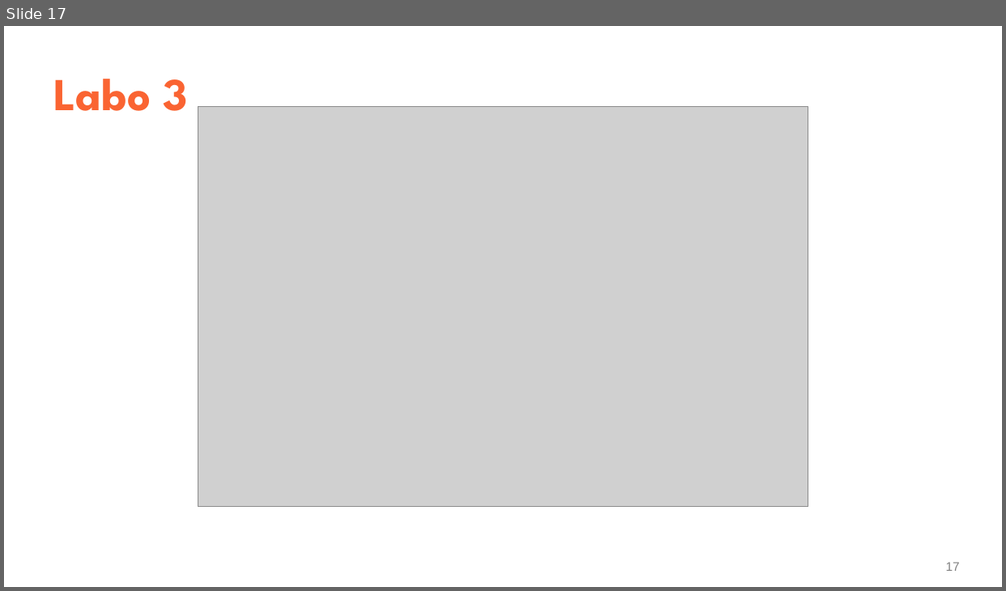
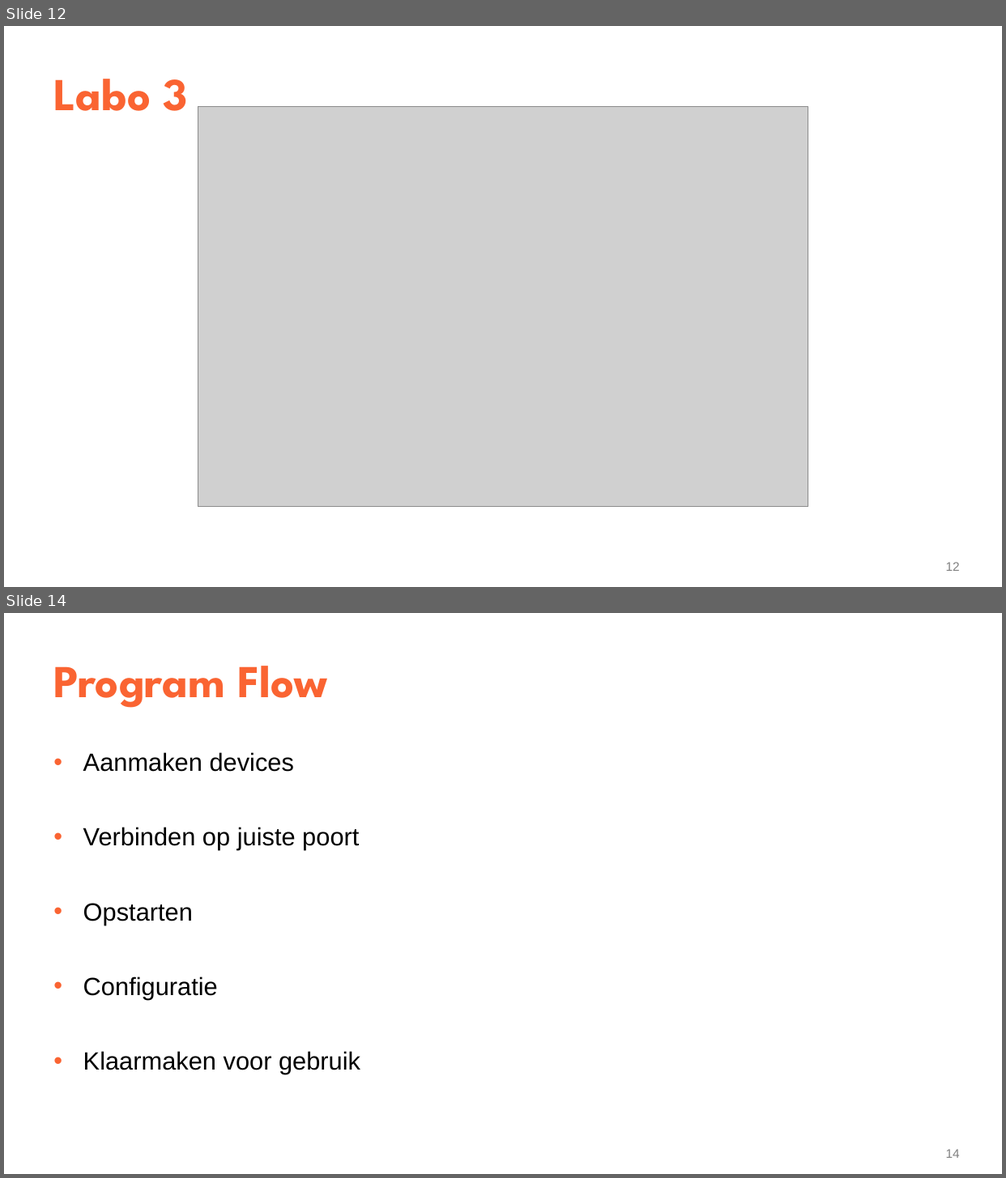
Before and after one commit to YenteLens/ylbachelorproef, a slide deck: Presentatie/eindpresentatie.pptx. Shown one above the other, each under a label of ours: slide 17 before the commit, slides 12 and 14 after it; the slides between them are not shown. The pictures are 1006x591 and 1006x1178 pixels, drawn with LibreOffice and Linux fonts; fonts in the diff are those of the drawing; grey boxes stand for pictures. Boxes give left, top, right and bottom in pixels: in the first picture for what was removed or moved away, otherwise in the second. Text is boxed around its words. In the diff, an @@ line names an element or a change of style, - is before the commit and + after.

```diff
--- a/Presentatie/eindpresentatie.pptx
+++ b/Presentatie/eindpresentatie.pptx
@@ slide 14 added at [4, 613, 1002, 1174], background #FFFFFF @@
@@ title added at [53, 666, 327, 708], 44 pt, text #FA6432, bold @@
+Program Flow
@@ text added at [83, 752, 360, 1074], 24 pt, text #000000 @@
+  • Aanmaken devices
+  • Verbinden op juiste poort
+  • Opstarten
+  • Configuratie
+  • Klaarmaken voor gebruik
@@ page number added at [946, 1149, 960, 1158], 12 pt, text #808080 @@
+14
@@ what was slide 17 is now slide 12 @@
@@ page number at [946, 562, 960, 571]: text changed @@
-17
+12
```
Also in this commit, not shown: 4 slides changed, 7 other slides added, 5 slides removed.
